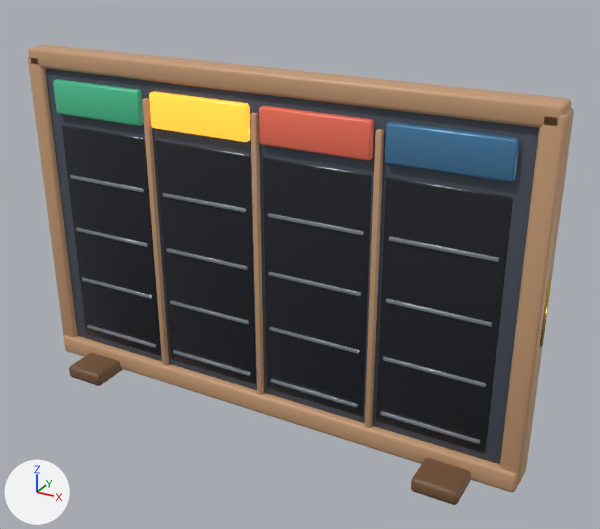
The Blender file ArtSource/Blender/TaskBoard/TaskBoard_KanbanFrame.blend as it was, and as the next commit left it.
Rendered twice from a 50 mm camera at (0.314, -0.511, 0.396) aimed at (0.027, 0.01, 0.136). The axes (+X, +Y, +Z) are drawn at lower left. The lights are the same throughout. The older version comes first.

In view in the first picture: 'Board_Backing', 'Board_BotRail', 'Board_LeftRail', 'Board_RightRail', 'Board_TopRail', 'ColumnLane_Blocked', 'ColumnLane_Completed', 'ColumnLane_InProgress', 'ColumnLane_Queued', 'Header_Blocked', 'Header_InProgress', 'Header_Queued' and 23 more.
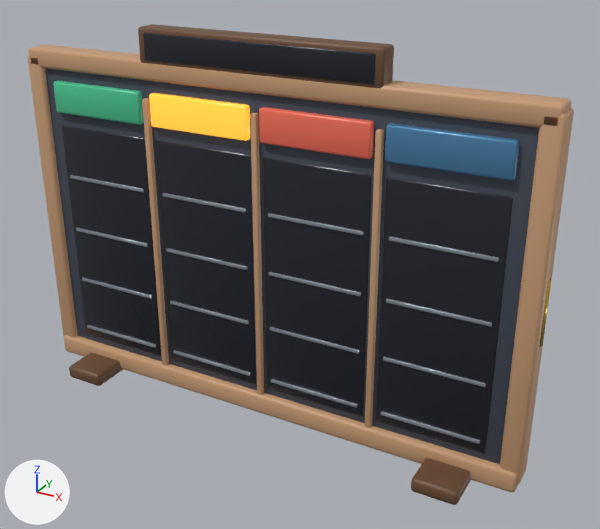
What differs and where, as boxes [x1, y1, x2, y2] in the pictures (600 x 529 px):
```json
{"object": "Board_TitleFace", "change": "added", "after": [143, 33, 376, 84], "on screen": "black"}
{"object": "Header_InProgress", "change": "rescaled", "before": [259, 106, 374, 161], "after": [259, 107, 374, 159]}
{"object": "Board_TitlePediment", "change": "added", "after": [138, 24, 394, 89], "on screen": "brown"}
{"object": "Header_Blocked", "change": "rescaled", "before": [149, 91, 250, 142], "after": [149, 93, 250, 141]}
```

Scene script edits in JSON lines:
```json
{"block": "me_cube_013", "where": "# used by ob_header_inprogress; parent = ob_taskboard_kanbanframe; location = (0.049, -0.008, 0.248)"}
{"op": "remove", "block": "me_cube_013", "code": "me_cube_013.from_pydata(...)  # 56 vertices, 54 faces; spans x -0.044..0.044, y -0.004..0.004, z -0.014..0.014"}
{"op": "add", "block": "me_cube_013", "code": "me_cube_013.from_pydata(...)  # 56 vertices, 54 faces; spans x -0.044..0.044, y -0.004..0.004, z -0.013..0.013"}
{"block": "me_cube_013", "change": "me_cube_013 part 1: the whole mesh is scaled about its middle by (1, 1, 0.922)"}
{"block": "me_cube_019", "where": "# used by ob_header_blocked; parent = ob_taskboard_kanbanframe; location = (-0.049, -0.008, 0.248)"}
{"op": "remove", "block": "me_cube_019", "code": "me_cube_019.from_pydata(...)  # 56 vertices, 54 faces; spans x -0.044..0.044, y -0.004..0.004, z -0.014..0.014"}
{"op": "add", "block": "me_cube_019", "code": "me_cube_019.from_pydata(...)  # 56 vertices, 54 faces; spans x -0.044..0.044, y -0.004..0.004, z -0.013..0.013"}
{"block": "me_cube_019", "change": "me_cube_019 part 2: the whole mesh is scaled about its middle by (1, 1, 0.922)"}
{"op": "add", "block": "me_cube_006_1", "code": ["me_cube_006_1 = bpy.data.meshes.new('Cube.006')", "me_cube_006_1.from_pydata(...)  # 56 vertices, 54 faces; spans x -0.094..0.094, y -0.002..0.002, z -0.01..0.01", "me_cube_006_1.polygons.foreach_set('use_smooth', [True] * 54)", "me_cube_006_1.materials.append(mat_mat_charcoalvisor)  # black #21252e"]}
{"op": "add", "block": "me_cube_005_1", "code": ["me_cube_005_1 = bpy.data.meshes.new('Cube.005')", "me_cube_005_1.from_pydata(...)  # 56 vertices, 54 faces; spans x -0.1..0.1, y -0.009..0.009, z -0.014..0.014", "me_cube_005_1.polygons.foreach_set('use_smooth', [True] * 54)", "me_cube_005_1.materials.append(mat_mat_darkwood)  # brown #6b4b34"]}
{"op": "add", "block": "ob_board_titleface", "code": ["ob_board_titleface = bpy.data.objects.new('Board_TitleFace', me_cube_006_1)", "ob_board_titleface.parent = ob_taskboard_kanbanframe", "ob_board_titleface.location = (0.0, -0.01, 0.296)"]}
{"op": "add", "block": "ob_board_titlepediment", "code": ["ob_board_titlepediment = bpy.data.objects.new('Board_TitlePediment', me_cube_005_1)", "ob_board_titlepediment.parent = ob_taskboard_kanbanframe", "ob_board_titlepediment.location = (0.0, -0.002, 0.296)"]}
```
